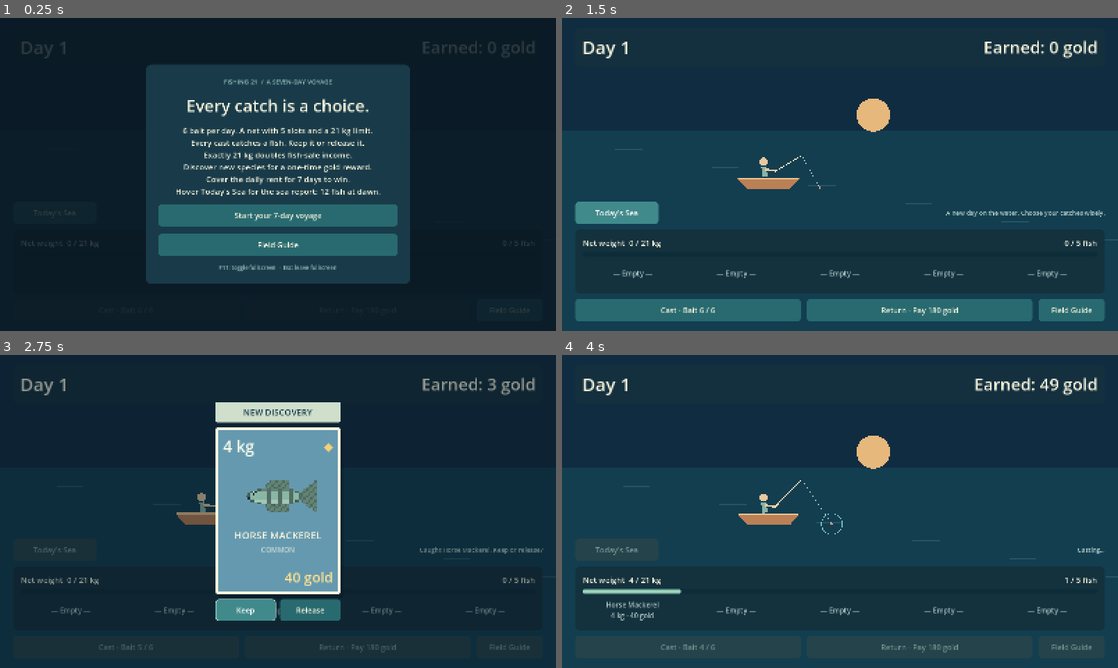
Above: before the commit, frames 1-4 (two rows, left to right).
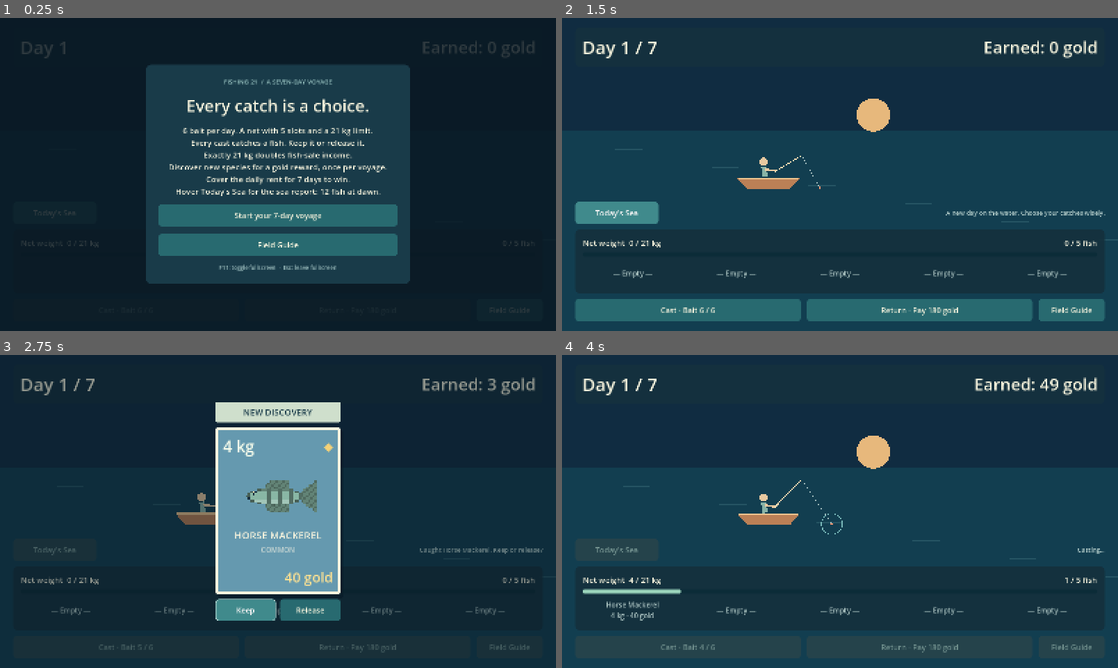
Above: after the commit, the same moments.

Repository: Peggyyyyyyyy123/fishing-21
Game: Godot game, scene res://scenes/main.tscn
Two runs of this game, one before a commit and one after it. Both use one fixed random seed, a clock stepped at 60 frames per second and the inputs below.
Inputs:
- Up to frame 1 (0.25 s): no input
- Up to frame 2 (1.5 s): click "Start your 7-day voyage" at 0.5 s; click "Today's Sea" at 1.25 s
- Up to frame 3 (2.75 s): click "Cast · Bait 6 / 6" at 2 s
- Up to frame 4 (4 s): click "Keep" at 2.75 s; click "Cast · Bait 5 / 6" at 3.5 s

The runs differ from the first frame. In frame 1, 0.4% of the frame differs, in the area x 30-70%, y 46-50%; in frame 2, less than 0.1%; in frame 3, less than 0.1%; in frame 4, less than 0.1%.

Commit message:
Fix header day count and reset the field guide each voyage
Playtest findings on the Stage 3 build:
- The header showed only 'Day n'; it now shows 'Day n / 7' like Stages 1-2
- The field guide carried over between voyages, so a new voyage had no
  discovery rewards left. GameSession now starts each voyage with a new
  FishCatalog; the catalogue is no longer saved, so FishCatalogStore and the
  save-format code in FishCatalog are removed

Tests: store/legacy-save checks replaced by per-voyage reset and day-label
checks. 10 suites, 1535/1535.

Co-Authored-By: Claude Opus 5.5 <noreply@anthropic.com>

Diff:
--- a/domain/fish_catalog.gd
+++ b/domain/fish_catalog.gd
@@ -1,36 +1,15 @@
 class_name FishCatalog
 extends RefCounted
-## The player's collection across voyages: which species were discovered and their catch records.
-## Knows nothing about gold; SettlementRules prices discoveries. Persistence is in FishCatalogStore.
-
-const SCHEMA_VERSION := 2
+## The voyage's field guide: which species were discovered and their catch records.
+## Knows nothing about gold; SettlementRules prices discoveries. A new voyage starts a new catalogue.
 
 var _records: Dictionary = {}  # String species id -> {count, best_weight_kg, last_weight_kg}
 
 
-## Builds a catalogue from saved data. Version 1 saves stored `true` per species:
-## those stay discovered with no invented counts or weights.
-static func from_dictionary(data: Dictionary) -> FishCatalog:
+func copy() -> FishCatalog:
 	var catalog := FishCatalog.new()
-	for key in data:
-		var value: Variant = data[key]
-		var record := {"count": 0, "best_weight_kg": 0, "last_weight_kg": 0}
-		if value is Dictionary:
-			record["count"] = maxi(int(value.get("count", 0)), 0)
-			record["best_weight_kg"] = maxi(int(value.get("best_weight_kg", 0)), 0)
-			record["last_weight_kg"] = maxi(int(value.get("last_weight_kg", 0)), 0)
-		elif value != true:
-			continue
-		catalog._records[String(key)] = record
+	catalog._records = _records.duplicate(true)
 	return catalog
-
-
-func to_dictionary() -> Dictionary:
-	return _records.duplicate(true)
-
-
-func copy() -> FishCatalog:
-	return FishCatalog.from_dictionary(to_dictionary())
 
 
 ## Records a caught fish (kept or released). Returns true on the first discovery of its species.
@@ -55,11 +34,11 @@
 	return _records.size()
 
 
-## 0 when the species is undiscovered or was discovered before counts were recorded.
+## 0 when the species is undiscovered.
 func get_catch_count(species_id: StringName) -> int:
 	return int(_records.get(String(species_id), {}).get("count", 0))
 
 
-## 0 when not recorded.
+## 0 when the species is undiscovered.
 func get_best_weight_kg(species_id: StringName) -> int:
 	return int(_records.get(String(species_id), {}).get("best_weight_kg", 0))
--- a/domain/game_session.gd
+++ b/domain/game_session.gd
@@ -1,6 +1,6 @@
 class_name GameSession
 extends RefCounted
-## Owns run lifecycle, day number, coins and the fish catalogue. No scene-tree dependencies.
+## Owns run lifecycle, day number, coins and the voyage's fish catalogue. No scene-tree dependencies.
 
 enum State { NOT_STARTED, READY_FOR_DAY, DAY_ACTIVE, DAY_ENDED, DAY_SETTLED, GAME_OVER, VICTORY }
 
@@ -12,7 +12,7 @@
 var _coins: int = 0
 var _current_day: FishingDay
 var _start_errors := PackedStringArray()
-var _catalog := FishCatalog.new()  # Survives restarts: discoveries belong to the player, not one voyage.
+var _catalog := FishCatalog.new()  # One field guide per voyage; a new voyage starts empty.
 
 
 func start_new_game(config: GameConfig) -> bool:
@@ -36,6 +36,7 @@
 	_last_result = null
 	_day_number = 1
 	_coins = 0
+	_catalog = FishCatalog.new()
 	_current_day = null
 	_state = State.READY_FOR_DAY
 	return true
@@ -92,12 +93,7 @@
 	return _current_day
 
 
-## Replaces the catalogue, e.g. after loading a save. The session keeps its own copy.
-func set_catalog(catalog: FishCatalog) -> void:
-	_catalog = FishCatalog.new() if catalog == null else catalog.copy()
-
-
-## Read-only snapshot for display and saving.
+## Read-only snapshot for display.
 func get_catalog() -> FishCatalog:
 	return _catalog.copy()
 
--- a/persistence/fish_catalog_store.gd
+++ /dev/null
@@ -1,47 +0,0 @@
-class_name FishCatalogStore
-extends RefCounted
-## Saves and loads the fish catalogue as a small local file. Infrastructure, not game rules:
-## it only moves plain dictionaries; FishCatalog interprets them. Tests pass a separate path.
-
-var path: String
-var last_error: Error = OK
-
-
-func _init(save_path: String = "user://fish_catalog_v1.cfg") -> void:
-	path = save_path
-
-
-## Missing file = empty catalogue. Unreadable or malformed file = empty catalogue with last_error set.
-func load_catalog() -> FishCatalog:
-	var file := ConfigFile.new()
-	last_error = file.load(path)
-	if last_error == ERR_FILE_NOT_FOUND:
-		last_error = OK
-		return FishCatalog.new()
-	if last_error != OK:
-		return FishCatalog.new()
-	var value: Variant = file.get_value("catalog", "discovered", {})
-	if not value is Dictionary:
-		last_error = ERR_INVALID_DATA
-		return FishCatalog.new()
-	return FishCatalog.from_dictionary(value)
-
-
-## Writes to a temporary file first, then replaces the old save, so a crash cannot leave half a file.
-func save_catalog(catalog: FishCatalog) -> Error:
-	var file := ConfigFile.new()
-	file.set_value("catalog", "version", FishCatalog.SCHEMA_VERSION)
-	file.set_value("catalog", "discovered", catalog.to_dictionary())
-	last_error = file.save(path + ".tmp")
-	if last_error == OK:
-		last_error = DirAccess.rename_absolute(ProjectSettings.globalize_path(path + ".tmp"), ProjectSettings.globalize_path(path))
-	return last_error
-
-
-## Test/tool helper: writes raw saved data, e.g. a version 1 file of `true` flags.
-func save_raw(data: Dictionary, version: int = 1) -> Error:
-	var file := ConfigFile.new()
-	file.set_value("catalog", "version", version)
-	file.set_value("catalog", "discovered", data)
-	last_error = file.save(path)
-	return last_error
--- a/presentation/field_guide_book.gd
+++ b/presentation/field_guide_book.gd
@@ -126,7 +126,7 @@
 	_grid.columns = 4
 	_grid.add_theme_constant_override("h_separation", 10)
 	_grid.add_theme_constant_override("v_separation", 10)
-	collection.add_child(UiKit.label("Catch a species to add it to your guide.\nReleased fish count, too.\nDiscovery rewards are paid once per save.", 17, Color("8a7958")))
+	collection.add_child(UiKit.label("Catch a species to add it to your guide.\nReleased fish count, too.\nA new voyage starts a fresh guide.", 17, Color("8a7958")))
 
 
 func _make_tile(definition: FishDefinition, found: bool, group: ButtonGroup) -> Button:
--- a/presentation/game_controller.gd
+++ b/presentation/game_controller.gd
@@ -1,6 +1,6 @@
 class_name GameController
 extends Node
-## Connects input and presentation to the model, and saves the catalogue after each catch.
+## Connects input and presentation to the model.
 ## All rule decisions stay in domain classes.
 
 @export var game_config: GameConfig
@@ -8,8 +8,6 @@
 
 ## Optional composition hook for reproducible demonstrations/tests; empty uses normal randomness.
 var catch_source_factory: Callable
-## Replaceable so tests never touch the player's save file.
-var catalog_store := FishCatalogStore.new()
 
 var _session := GameSession.new()
 var _run_config: GameConfig
@@ -27,11 +25,6 @@
 	_view.keep_requested.connect(_on_resolve_catch.bind(true))
 	_view.release_requested.connect(_on_resolve_catch.bind(false))
 	_view.bind_session(_session)
-	var catalog := catalog_store.load_catalog()
-	if catalog_store.last_error != OK:
-		_view.show_error("Could not read the field guide save. Check the save file and restart.")
-		return
-	_session.set_catalog(catalog)
 	if game_config == null or not game_config.validate().is_empty():
 		_view.show_error("Game configuration is unavailable. Check it and restart.")
 		return
@@ -78,9 +71,7 @@
 	_busy = false
 	_view.describe_catch(result, _run_config)
 	if result.get_status() == CastResult.Status.CAUGHT:
-		# The catch is already recorded in the catalogue, so save before the player chooses.
-		var saved := catalog_store.save_catalog(_session.get_catalog())
-		_view.show_catch_choice(_session, _run_config, saved != OK)
+		_view.show_catch_choice(_session, _run_config)
 		_render()
 	else:
 		_finish_if_needed()
--- a/presentation/game_view.gd
+++ b/presentation/game_view.gd
@@ -51,7 +51,7 @@
 	_config = config
 	%StartButton.text = "Start your %d-day voyage" % config.get_total_days()
 	%StartButton.disabled = false
-	%MenuRules.text = "%d bait per day. A net with %d slots and …(96 unchanged characters)… ale income.\nDiscover new species for a one-time gold reward.\nCover the daily rent for %d days to w …(115 unchanged characters)…
+	%MenuRules.text = "%d bait per day. A net with %d slots and …(96 unchanged characters)… ale income.\nDiscover new species for a gold reward, once per voyage.\nCover the daily rent for %d days to w …(115 unchanged characters)…
 	if config.sea_pool_size > 0:
 		%MenuRules.text += "\nHover Today's Sea for the sea report: %d fish at dawn." % config.sea_pool_size
 	_menu.show()
@@ -71,7 +71,7 @@
 	_session = session
 	_config = config
 	var earned := session.preview_income()
-	%DayLabel.text = "Day %d" % session.get_day_number()
+	%DayLabel.text = "Day %d / %d" % [session.get_day_number(), session.get_total_days()]
 	%QuotaLabel.text = "Earned: %d gold" % earned
 	_cast_button.text = "Cast · Bait %d / %d" % [day.get_bait_remaining(), config.bait_per_day]
 	_return_button.text = "Return · Pay %d gold" % day.get_quota()
@@ -108,7 +108,7 @@
 			set_message("Could not read catch data. No bait spent; please try again.")
 
 
-func show_catch_choice(session: GameSession, config: GameConfig, save_failed: bool = false) -> void:
+func show_catch_choice(session: GameSession, config: GameConfig) -> void:
 	var day := session.get_current_day()
 	var fish := day.get_pending_fish()
 	if fish == null:
@@ -125,8 +125,6 @@
 		day.was_last_catch_discovered(),
 		overweight,
 	)
-	if save_failed:
-		set_message("Field guide could not be saved. Check disk access.")
 
 
 func hide_catch_choice() -> void:
--- a/tests/test_choices.gd
+++ b/tests/test_choices.gd
@@ -2,7 +2,6 @@
 
 var checks := 0
 var failures := 0
-const SAVE := "res://tests/.catalog_test.cfg"
 
 func _initialize() -> void:
 	run.call_deferred()
@@ -71,10 +70,12 @@
 	var result := session.settle_day()
 	check(result.get_income() == 76 and result.get_discovery_income() == 12, "Species sale plus discovery")
 	check(session.settle_day().get_income() == 76 and session.get_coins() == 0, "Settlement idempotent, no savings cover")
+	check(session.get_catalog().is_discovered(&"gold_butterflyfish"), "Discovery kept for the rest of the voyage")
 	check(session.start_new_game(c), "Restart accepted")
+	check(session.get_catalog().get_discovered_count() == 0, "New voyage starts with an empty field guide")
 	session.start_day(FixedCatchSource.new([Fish.new(&"gold_butterflyfish", 3)]))
 	session.get_current_day().cast()
-	check(not session.get_current_day().was_last_catch_discovered(), "Restart does not reset discovery")
+	check(session.get_current_day().was_last_catch_discovered() and session.preview_income() == 12, "New voyage pays the discovery reward again")
 
 	session = fresh([Fish.new(&"golden_tuna", 21)], 1)
 	day = session.get_current_day()
@@ -120,21 +121,8 @@
 	day.resolve_catch(false)
 	check(day.return_to_shore() and not day.resolve_catch(true), "Resolution after return rejected")
 
-	var store := FishCatalogStore.new(SAVE)
-	var saved_catalog := FishCatalog.new()
-	saved_catalog.record_catch(Fish.new(&"sardine", 2))
-	saved_catalog.record_catch(Fish.new(&"golden_tuna", 19))
-	check(store.save_catalog(saved_catalog) == OK, "Catalogue saves")
-	check(FishCatalogStore.new(SAVE).load_catalog().to_dictionary() == saved_catalog.to_dictionary(), "New process-equivalent store reloads")
-	var smaller := FishCatalog.new()
-	smaller.record_catch(Fish.new(&"sardine", 1))
-	check(store.save_catalog(smaller) == OK, "Atomic replacement of existing file")
-	check(FishCatalogStore.new(SAVE).load_catalog().get_discovered_count() == 1, "Replacement persisted")
-	DirAccess.remove_absolute(ProjectSettings.globalize_path(SAVE))
-
-	# Production scene and real signal wiring; use an isolated save, never the player's.
+	# Production scene and real signal wiring.
 	var controller := load("res://scenes/main.tscn").instantiate() as GameController
-	controller.catalog_store = FishCatalogStore.new(SAVE)
 	controller.cast_delay_seconds = 0.01
 	controller.catch_source_factory = func() -> CatchSource: return FixedCatchSource.new([Fish.new(&"golden_tuna", 21)])
 	root.add_child(controller)
@@ -151,9 +139,8 @@
 	controller._on_return()
 	check(controller.get_session().get_last_result().get_income() == 870, "Production controller settles species value")
 	view.open_field_guide()
-	check(view.get_node("%FieldGuide").visible and view.get_node("%CatalogDetails").text.contains("Collected 1 / 10"), "Catalogue displays saved progress")
+	check(view.get_node("%FieldGuide").visible and view.get_node("%CatalogDetails").text.contains("Collected 1 / 10"), "Field guide shows this voyage's discoveries")
 	controller.queue_free()
 	await process_frame
-	DirAccess.remove_absolute(ProjectSettings.globalize_path(SAVE))
 	print("Choices: %d checks, %d failures" % [checks, failures])
 	quit(0 if failures == 0 else 1)
--- a/tests/test_interface.gd
+++ b/tests/test_interface.gd
@@ -1,5 +1,4 @@
 extends SceneTree
-const SAVE := "res://tests/.interface_catalog.cfg"
 var checks := 0
 var failures := 0
 
@@ -26,27 +25,23 @@
 	var c := load("res://config/default_game_config.tres") as GameConfig
 	check(ProjectSettings.get_setting("display/window/size/mode") == 3, "Fullscreen startup configured")
 	check(c.daily_quotas.slice(0,3) == [180,210,240], "Rent remains unchanged")
-	var store := FishCatalogStore.new(SAVE)
-	check(store.save_raw({"sardine": true}) == OK, "Prepare legacy boolean save")
 	var controller := load("res://scenes/main.tscn").instantiate() as GameController
-	controller.catalog_store = store
 	controller.cast_delay_seconds = 0.01
 	controller.catch_source_factory = func() -> CatchSource: return FixedCatchSource.new([Fish.new(&"sardine", 3), Fish.new(&"golden_tuna", 21)])
 	root.add_child(controller)
 	await process_frame
 	var view := controller.get_node("GameView") as GameView
+	var guide := view.get_node("%FieldGuide") as FieldGuideBook
 	check(view.get_node("%MenuOverlay").visible, "Menu opens")
 	view.open_field_guide()
-	(view.get_node("%FieldGuide") as FieldGuideBook).select(&"sardine")
-	check(view.get_node("%CatalogFishStats").text.contains("Not recorded"), "Legacy save does not invent historical best weight")
-	check(view.get_node("%CatalogDetails").text.contains("Collected 1 / 10"), "Legacy unlock remains collected")
+	check(view.get_node("%CatalogDetails").text.contains("Collected 0 / 10"), "Field guide starts empty")
 	check(view.get_node("%CatalogGrid").get_child_count() == 10, "Collection has ten cells")
-	check(not (view.get_node("%CatalogGrid").get_child(0) as Button).disabled, "Collected species selectable")
-	check((view.get_node("%CatalogGrid").get_child(1) as Button).disabled, "Uncollected silhouette cannot reveal details")
-	(view.get_node("%FieldGuide") as FieldGuideBook).close()
+	check((view.get_node("%CatalogGrid").get_child(0) as Button).disabled, "Uncollected silhouette cannot reveal details")
+	check(view.get_node("%CatalogFishName").text == "UNEXPLORED WATERS", "Empty guide shows placeholder page")
+	guide.close()
 	(view.get_node("%StartButton") as Button).pressed.emit()
 	await process_frame
-	check(view.get_node("%DayLabel").text == "Day 1", "Large left day label")
+	check(view.get_node("%DayLabel").text == "Day 1 / 7", "Day label shows current and total days")
 	check(view.get_node("%QuotaLabel").text == "Earned: 0 gold", "Large right daily earnings")
 	check(view.get_node("%DayLabel").get_theme_font_size("font_size") >= 48, "Day typography enlarged")
 	check(view.get_node("%CastButton").text.contains("Bait 6 / 6"), "Bait moved to Cast")
@@ -69,7 +64,7 @@
 	check(view.get_node("%CatchWeight").text == "3 kg", "Card weight")
 	check(view.get_node("%CatchPrice").text == "30 gold", "Card sale price without bonus")
 	check(view.get_node("%CatchRarity").text == "COMMON", "Card rarity translated")
-	check(not view.get_node("%NewCatchLabel").visible, "Legacy species does not show a new badge")
+	check(view.get_node("%NewCatchLabel").visible, "First species of the voyage shows the discovery badge")
 	check(not (view.get_node("%SeaPanel") as SeaReportPanel).visible, "Sea report dismissed for card")
 	(view.get_node("%ReleaseButton") as Button).pressed.emit()
 	var session := controller.get_session()
@@ -77,7 +72,7 @@
 	check(view.get_node("%CastButton").text.contains("Bait 5 / 6"), "Bait count updates after release")
 	var catalog := session.get_catalog()
 	check(catalog.get_catch_count(&"sardine") == 1 and catalog.get_best_weight_kg(&"sardine") == 3, "Released fish contributes to catalogue catch record")
-	check(session.get_current_day().get_discoveries().is_empty(), "Legacy migration never pays again")
+	check(session.get_current_day().get_discoveries().size() == 1 and view.get_node("%QuotaLabel").text == "Earned: 3 gold", "Released discovery still pays its reward")
 	view.open_field_guide()
 	(view.get_node("%FieldGuide") as FieldGuideBook).select(&"sardine")
 	check(view.get_node("%CatalogFishStats").text.contains("3000 g"), "Left page displays grams")
@@ -90,22 +85,32 @@
 	check(view.get_node("%CatchChoiceDetails").text == "GOLDEN TUNA", "Second card updates species")
 	(view.get_node("%KeepButton") as Button).pressed.emit()
 	(view.get_node("%ReturnButton") as Button).pressed.emit()
-	check(view.get_node("%QuotaLabel").text == "Earned: 870 gold", "Header reflects sale and discovery correctly")
+	check(view.get_node("%QuotaLabel").text == "Earned: 873 gold", "Header: 840 doubled sale + 30 + 3 discovery")
 	view.open_field_guide()
 	(view.get_node("%CatalogGrid").get_child(9) as Button).pressed.emit()
 	check(view.get_node("%CatalogFishName").text == "GOLDEN TUNA" and view.get_node("%CatalogFishStats").text.contains("21000 g"), "Right-page selection updates left page")
 	verify_english(view)
-	var reload := FishCatalogStore.new(SAVE).load_catalog()
-	check(reload.get_best_weight_kg(&"sardine") == 3 and reload.get_catch_count(&"golden_tuna") == 1, "Records persist through store reload")
-	var next_session := GameSession.new()
-	next_session.set_catalog(reload)
-	next_session.start_new_game(c)
-	next_session.start_day(FixedCatchSource.new([Fish.new(&"sardine", 2)]))
-	next_session.get_current_day().cast()
-	check(next_session.get_current_day().get_discoveries().is_empty(), "Reloaded record never rewards twice")
-	check(next_session.get_catalog().get_catch_count(&"sardine") == 2 and next_session.get_catalog().get_best_weight_kg(&"sardine") == 3, "Reloaded record increments count and keeps biggest catch")
+	guide.close()
+	(view.get_node("%ContinueButton") as Button).pressed.emit()
+	await process_frame
+	check(view.get_node("%DayLabel").text == "Day 2 / 7", "Day label advances with the voyage")
+	(view.get_node("%CastButton") as Button).pressed.emit()
+	await create_timer(0.06).timeout
+	check(not view.get_node("%NewCatchLabel").visible, "Same voyage: sardine is no longer new")
+	(view.get_node("%KeepButton") as Button).pressed.emit()
+	(view.get_node("%ReturnButton") as Button).pressed.emit()
+	check(session.get_state() == GameSession.State.GAME_OVER, "30 gold misses the Day 2 rent")
+	(view.get_node("%RestartButton") as Button).pressed.emit()
+	await process_frame
+	check(view.get_node("%DayLabel").text == "Day 1 / 7", "New voyage returns to Day 1 of 7")
+	check(session.get_catalog().get_discovered_count() == 0, "New voyage resets the field guide")
+	view.open_field_guide()
+	check(view.get_node("%CatalogDetails").text.contains("Collected 0 / 10"), "Field guide view is empty again")
+	guide.close()
+	(view.get_node("%CastButton") as Button).pressed.emit()
+	await create_timer(0.06).timeout
+	check(view.get_node("%NewCatchLabel").visible, "Discovery reward is available again in a new voyage")
 	controller.queue_free()
 	await process_frame
-	DirAccess.remove_absolute(ProjectSettings.globalize_path(SAVE))
 	print("Interface: %d checks, %d failures" % [checks, failures])
 	quit(0 if failures == 0 else 1)
--- a/tests/test_review.gd
+++ b/tests/test_review.gd
@@ -13,7 +13,6 @@
 	var config := controller.game_config.duplicate(true) as GameConfig
 	config.daily_quotas = [40, 50]
 	controller.game_config = config
-	controller.catalog_store = FishCatalogStore.new("res://tests/.review_catalog.cfg")
 	root.add_child(controller)
 	await process_frame
 	var view := controller.get_node("GameView") as GameView
@@ -36,7 +35,6 @@
 	await process_frame
 	# Errors can also be displayed during active gameplay; their overlay must lock it.
 	controller = load("res://scenes/main.tscn").instantiate() as GameController
-	controller.catalog_store = FishCatalogStore.new("res://tests/.review_catalog.cfg")
 	root.add_child(controller)
 	await process_frame
 	view = controller.get_node("GameView") as GameView
--- a/tests/test_sea.gd
+++ b/tests/test_sea.gd
@@ -104,11 +104,9 @@
 
 
 func _test_ui() -> void:
-	var save := "res://tests/.sea_catalog.cfg"
 	var controller := load("res://scenes/main.tscn").instantiate() as GameController
 	controller.cast_delay_seconds = 0.001
 	controller.game_config = LegacyTestConfig.make()
-	controller.catalog_store = FishCatalogStore.new(save)
 	var config := controller.game_config
 	controller.catch_source_factory = func() -> CatchSource:
 		return SeaPoolCatchSource.new(config, null, {&"small": 5, &"huge": 1})
@@ -130,7 +128,6 @@
 	_check(view.get_node("%SeaTitle").text.contains("5 fish left"), "Report updates after a cast")
 	controller.queue_free()
 	await process_frame
-	DirAccess.remove_absolute(ProjectSettings.globalize_path(save))
 
 
 func _grid_has(grid: GridContainer, text: String) -> bool:
--- a/tests/test_ui.gd
+++ b/tests/test_ui.gd
@@ -12,7 +12,6 @@
 
 func _run() -> void:
 	_controller = load("res://scenes/main.tscn").instantiate() as GameController
-	_controller.catalog_store = FishCatalogStore.new("res://tests/.ui_catalog.cfg")
 	_controller.cast_delay_seconds = 0.001
 	_controller.catch_source_factory = func() -> CatchSource: return FixedCatchSource.new([Fish.new(&"huge", 21)])
 	root.add_child(_controller)
@@ -62,7 +61,6 @@
 	_check(session.get_state() == GameSession.State.GAME_OVER and session.get_last_result().get_income() == 0, "Empty return fails through UI")
 	_controller.queue_free()
 	await process_frame
-	DirAccess.remove_absolute(ProjectSettings.globalize_path("res://tests/.ui_catalog.cfg"))
 	print("UI: %d checks, %d failures" % [_checks, _failures])
 	quit(0 if _failures == 0 else 1)
 
--- a/tools/capture_choices.gd
+++ b/tools/capture_choices.gd
@@ -12,7 +12,6 @@
 
 func run() -> void:
 	var controller := load("res://scenes/main.tscn").instantiate() as GameController
-	controller.catalog_store = FishCatalogStore.new("res://tools/.preview_catalog.cfg")
 	controller.cast_delay_seconds = 0.01
 	controller.catch_source_factory = func() -> CatchSource: return FixedCatchSource.new([Fish.new(&"gold_butterflyfish", 3), Fish.new(&"golden_tuna", 21)])
 	root.add_child(controller)
@@ -31,7 +30,6 @@
 	(view.get_node("%CastButton") as Button).pressed.emit()
 	await create_timer(0.1).timeout
 	await snap("choice_overflow")
-	DirAccess.remove_absolute(ProjectSettings.globalize_path("res://tools/.preview_catalog.cfg"))
 	controller.queue_free()
 	await process_frame
 	quit()
--- a/tools/capture_interface.gd
+++ b/tools/capture_interface.gd
@@ -1,5 +1,4 @@
 extends SceneTree
-const SAVE := "res://tools/.ui_preview.cfg"
 var destination: String
 
 func _initialize() -> void:
@@ -18,10 +17,7 @@
 		await process_frame
 		await process_frame
 	print("Capture window: ", root.size, " mode: ", root.mode)
-	var store := FishCatalogStore.new(SAVE)
-	store.save_raw({"sardine": {"count": 8, "best_weight_kg": 3}, "mackerel": {"count": 4, "best_weight_kg": 4}, "red_seabream": {"count": 2, "best_weight_kg": 11}, "moon_angelfish": {"count": 1, "best_weight_kg": 8}}, 2)
 	var controller := load("res://scenes/main.tscn").instantiate() as GameController
-	controller.catalog_store = store
 	controller.cast_delay_seconds = 0.01
 	var rng := RandomNumberGenerator.new()
 	rng.seed = 18
@@ -35,17 +31,15 @@
 	(view.get_node("%SeaPanel") as SeaReportPanel).reveal()
 	await snap("redesign_sea")
 	(view.get_node("%SeaPanel") as SeaReportPanel).hide()
-	view.open_field_guide()
-	(view.get_node("%FieldGuide") as FieldGuideBook).select(&"moon_angelfish")
-	await snap("redesign_book")
-	(view.get_node("%FieldGuide") as FieldGuideBook).close()
 	(view.get_node("%CastButton") as Button).pressed.emit()
 	await create_timer(0.1).timeout
 	await snap("redesign_card")
 	(view.get_node("%ReleaseButton") as Button).pressed.emit()
+	view.open_field_guide()
+	await snap("redesign_book")
+	(view.get_node("%FieldGuide") as FieldGuideBook).close()
 	(view.get_node("%ReturnButton") as Button).pressed.emit()
 	await snap("redesign_result")
 	controller.queue_free()
 	await process_frame
-	DirAccess.remove_absolute(ProjectSettings.globalize_path(SAVE))
 	quit()
Not shown, removed: persistence/fish_catalog_store.gd.uid
